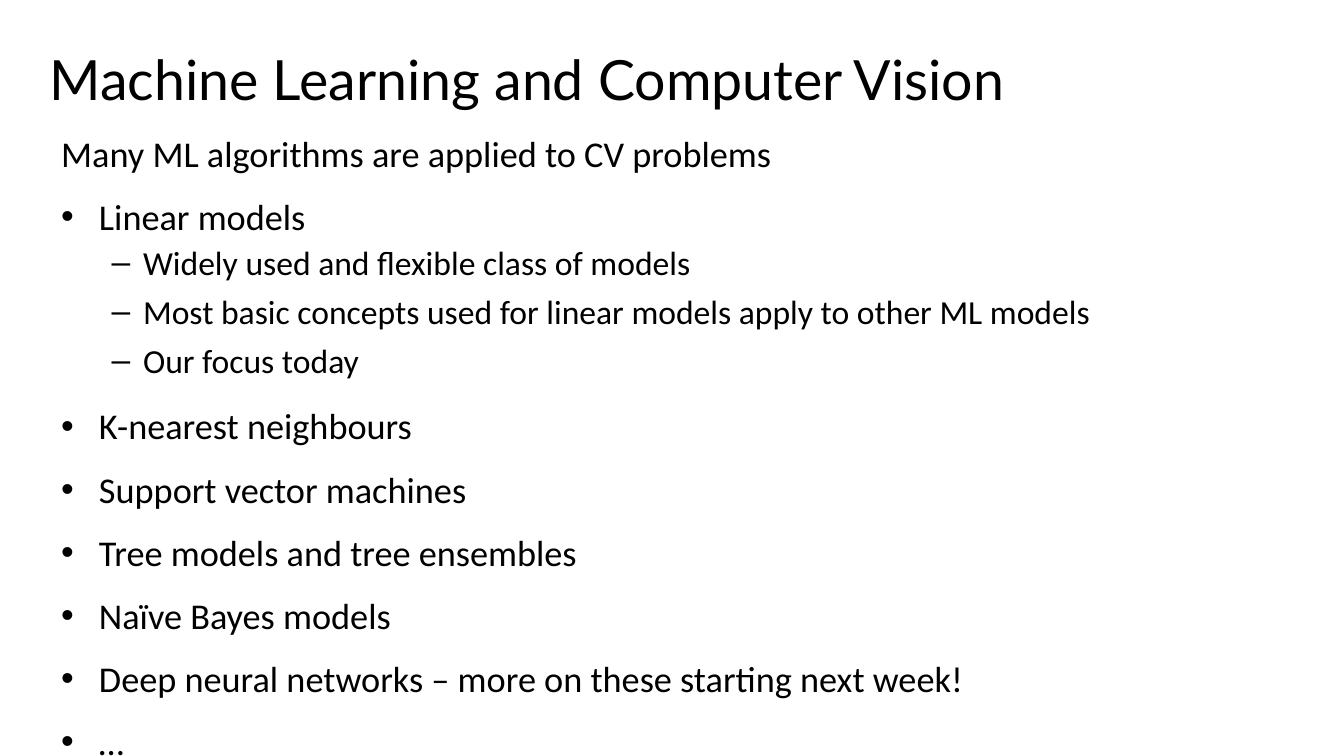
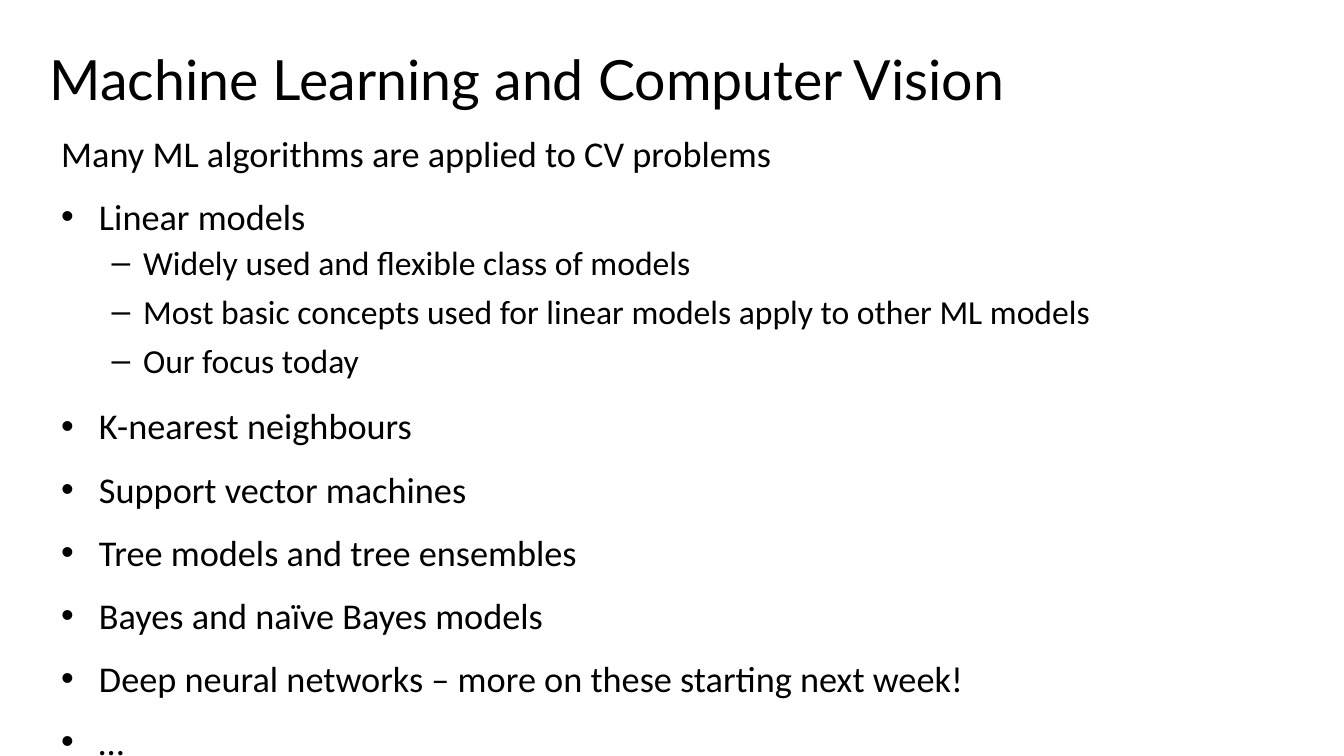
Before and after one commit to StephenElston/CSCI-E25, a slide deck: slide 4 of Slides/4_MachineLearningForCV.pptx. Drawn at 1344x756 pixels with LibreOffice and Linux fonts; fonts in the diff are those of the drawing. Boxes give left, top, right and bottom in pixels: in the first picture for what was removed or moved away, otherwise in the second. Text is boxed around its words. In the diff, an @@ line names an element or a change of style, - is before the commit and + after.

```diff
--- a/Slides/4_MachineLearningForCV.pptx
+++ b/Slides/4_MachineLearningForCV.pptx
@@ text at (x1=99, y1=603, x2=543, y2=635): text changed @@
-• Naïve Bayes models
+• Bayes and naïve Bayes models
```
Also in this commit, not shown: 5 other slides changed.
